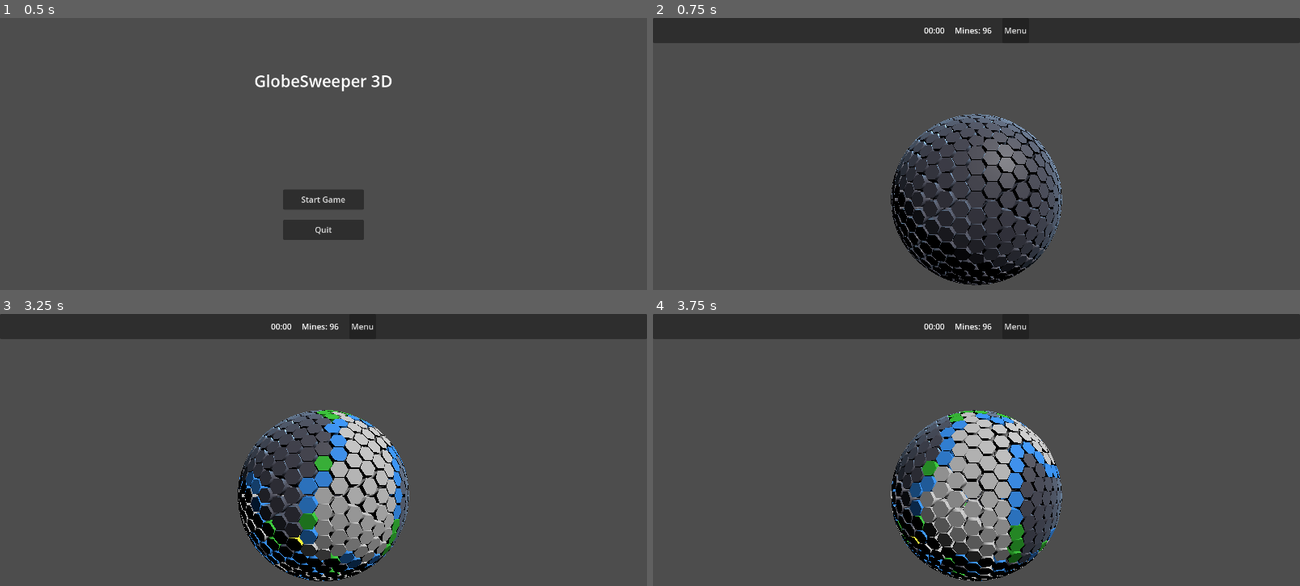
Above: before the commit, frames 1-4 (two rows, left to right).
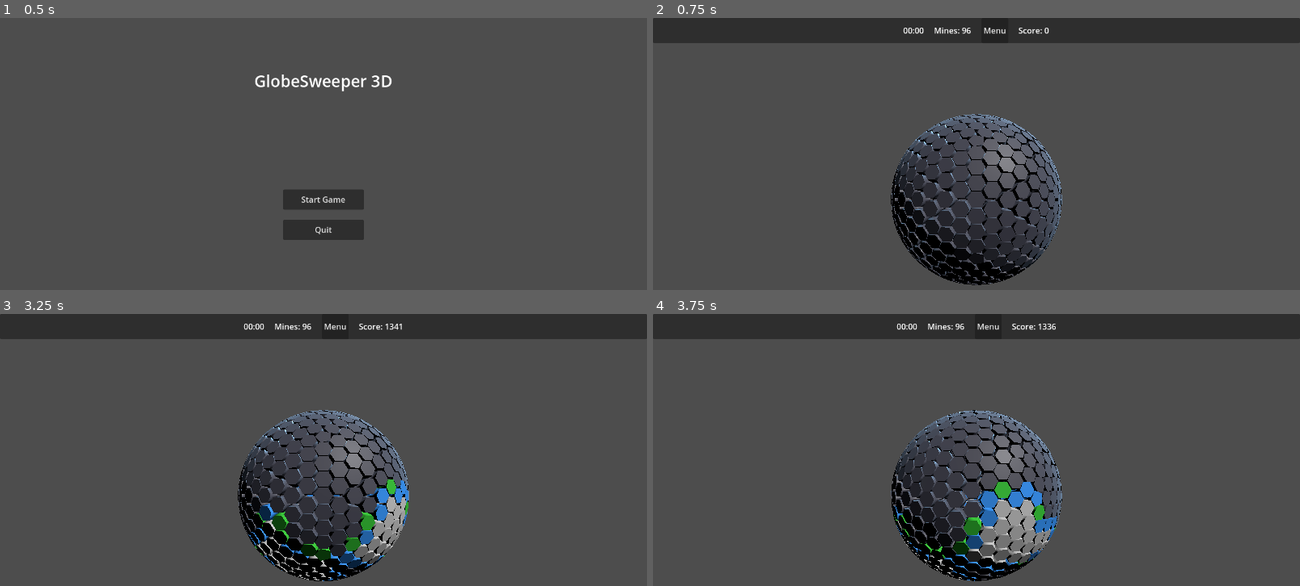
Above: after the commit, the same moments.

Repository: ROMUSKING/globesweeper3D
Game: Godot game, scene res://scenes/main.tscn
Two runs of this game, one before a commit and one after it. Both use one fixed random seed, a clock stepped at 60 frames per second and the inputs below.
Inputs (mouse positions are in pixels of both pictures, inside the frame that each line leads up to):
- Up to frame 1 (0.5 s): no input
- Up to frame 2 (0.75 s): click "Start Game" at 0.5 s
- Up to frame 3 (3.25 s): click "Menu" at 1.25 s; click "Start Game" at 2 s; tap Enter at 2.75 s; move the mouse to (291, 566) at 2.77 s; click (291, 566) at 2.92 s
- Up to frame 4 (3.75 s): drag from (1170, 550) to (944, 566) at 3.52 s

Frame 1 is identical in both runs. In frame 2, 0.3% of the frame differs, in the area x 38-62%, y 3-6%; in frame 3, 6.9%; in frame 4, 7.8%, in the area x 36-63%, y 3-99%.

Commit message:
Add scoring system and UI updates: Implement score tracking, display in HUD, and adjust game parameters based on difficulty level.

Diff:
--- a/scenes/ui/HUD.tscn
+++ b/scenes/ui/HUD.tscn
@@ -32,3 +32,7 @@
 [node name="MenuButton" type="Button" parent="TopBar/HBoxContainer"]
 layout_mode = 2
 text = "Menu"
+
+[node name="ScoreLabel" type="Label" parent="TopBar/HBoxContainer"]
+layout_mode = 2
+text = "Score: 0"
--- a/scripts/audio_manager.gd
+++ b/scripts/audio_manager.gd
@@ -7,6 +7,7 @@
 var win_player: AudioStreamPlayer
 var lose_player: AudioStreamPlayer
 var click_player: AudioStreamPlayer
+var chord_player: AudioStreamPlayer
 
 # Constants
 const SAMPLE_RATE = 22050
@@ -22,6 +23,7 @@
 	win_player = _create_player("WinSound")
 	lose_player = _create_player("LoseSound")
 	click_player = _create_player("ClickSound")
+	chord_player = _create_player("ChordSound")
 
 func _create_player(node_name: String) -> AudioStreamPlayer:
 	var player = AudioStreamPlayer.new()
@@ -59,6 +61,12 @@
 	click_stream.mix_rate = SAMPLE_RATE
 	click_stream.buffer_length = 0.05
 	click_player.stream = click_stream
+
+	# Chord sound
+	var chord_stream = AudioStreamGenerator.new()
+	chord_stream.mix_rate = SAMPLE_RATE
+	chord_stream.buffer_length = 0.2
+	chord_player.stream = chord_stream
 
 	# Background music (Placeholder based on original code)
 	var bg_stream = AudioStreamGenerator.new()
@@ -150,3 +158,21 @@
 		var envelope = exp(-t * 100.0)
 		var sample = sin(t * freq * 2 * PI) * envelope * 0.1
 		playback.push_frame(Vector2(sample, sample))
+
+func play_chord_sound():
+	if not chord_player.stream:
+		return
+
+	chord_player.play()
+	var playback = chord_player.get_stream_playback()
+	var duration = 0.2
+	var samples = int(SAMPLE_RATE * duration)
+
+	# Create a pleasant chord sound
+	for i in range(samples):
+		var t = float(i) / SAMPLE_RATE
+		var freq1 = 800.0 # Base frequency
+		var freq2 = 1200.0 # Higher harmonic
+		var envelope = sin(t * PI / duration) * exp(-t * 5.0)
+		var sample = (sin(t * freq1 * 2 * PI) + sin(t * freq2 * 2 * PI) * 0.7) * envelope * 0.2
+		playback.push_frame(Vector2(sample, sample))
--- a/scripts/main.gd
+++ b/scripts/main.gd
@@ -1,6 +1,11 @@
 extends Node3D
 
 # Globe Minesweeper - Clean Implementation
+# Difficulty settings
+enum DifficultyLevel {EASY, MEDIUM, HARD}
+@export var difficulty_level: DifficultyLevel = DifficultyLevel.MEDIUM
+
+# Game parameters that will be adjusted based on difficulty
 @export var globe_radius: float = 20.0
 @export var subdivision_level: int = 3
 @export var mine_percentage: float = 0.15
@@ -28,8 +33,18 @@
 	"best_time": 9999.0,
 	"total_time": 0.0,
 	"current_streak": 0,
-	"best_streak": 0
+	"best_streak": 0,
+	"high_score": 0,
+	"best_efficiency": 0.0,
+	"best_streak_score": 0
 }
+
+# Current game scoring variables
+var current_game_score: int = 0
+var safe_tiles_revealed: int = 0
+var total_safe_tiles: int = 0
+var flags_used: int = 0
+var correct_flags: int = 0
 
 # Input state
 var interaction_manager
@@ -118,6 +133,9 @@
 	current_zoom = target_zoom
 	$Camera3D.position = Vector3(0, 0, current_zoom)
 
+	# Apply difficulty settings
+	apply_difficulty_settings()
+
 	# Start game
 	load_game_statistics()
 
@@ -126,6 +144,10 @@
 		if game_started:
 			game_timer += delta
 			ui.update_time(format_time(game_timer))
+
+			# Update score display
+			calculate_score()
+			ui.update_score(current_game_score)
 		update_mine_counter()
 
 	# Update cursor position to follow rotating tile
@@ -202,9 +224,12 @@
 	var excluded_indices = {}
 	if excluded_tile_index != -1:
 		excluded_indices[excluded_tile_index] = true
-		# Also exclude neighbors for a safe start area
+		# Enhanced safe-start guarantee: exclude a larger area around the first click
 		for neighbor_idx in tiles[excluded_tile_index].neighbors:
 			excluded_indices[neighbor_idx] = true
+			# Also exclude neighbors of neighbors for better safe start
+			for second_level_neighbor_idx in tiles[neighbor_idx].neighbors:
+				excluded_indices[second_level_neighbor_idx] = true
 
 	for i in range(tiles.size()):
 		if not i in excluded_indices:
@@ -298,6 +323,10 @@
 		update_mine_counter()
 
 	tile.is_revealed = true
+
+	# Track safe tiles revealed for scoring
+	if not tile.has_mine:
+		safe_tiles_revealed += 1
 
 	# Start timer on first tile reveal
 	if not game_started:
@@ -348,25 +377,44 @@
 	# Only proceed if the tile is already revealed and has a number
 	if not tile.is_revealed or tile.neighbor_mines <= 0:
 		return
+
 	# Count flags around
-	var flag_count := 0
+	var flag_count = 0
 	for neighbor_idx in tile.neighbors:
 		if tiles[neighbor_idx].is_flagged:
 			flag_count += 1
+
 	# Only chord when placed flags equal the number
 	if flag_count != tile.neighbor_mines:
 		return
+
 	# Reveal all unflagged, unrevealed neighbors
+	var revealed_count = 0
 	for neighbor_idx in tile.neighbors:
 		var n = tiles[neighbor_idx]
 		if not n.is_flagged and not n.is_revealed:
 			reveal_tile(n)
+			revealed_count += 1
+
+	# Add bonus points for successful chord reveals
+	if revealed_count > 0:
+		current_game_score += revealed_count * 10 * (1 + int(difficulty_level))
+
+	# Play chord reveal sound
+	audio_manager.play_chord_sound()
 
 func toggle_flag(tile):
 	if tile.is_revealed:
 		return
 
 	tile.is_flagged = not tile.is_flagged
+
+	# Track flag usage for scoring
+	flags_used += 1
+	if tile.is_flagged and tile.has_mine:
+		correct_flags += 1
+	elif not tile.is_flagged and tile.has_mine:
+		correct_flags -= 1
 
 	var mat = tile.mesh.material_override as ShaderMaterial
 	if mat:
@@ -507,6 +555,65 @@
 		for c in fw_root.get_children():
 			c.queue_free()
 
+func apply_difficulty_settings():
+	# Adjust game parameters based on selected difficulty level
+	match difficulty_level:
+		DifficultyLevel.EASY:
+			globe_radius = 15.0
+			subdivision_level = 2
+			mine_percentage = 0.10
+
+		DifficultyLevel.MEDIUM:
+			globe_radius = 20.0
+			subdivision_level = 3
+			mine_percentage = 0.15
+
+		DifficultyLevel.HARD:
+			globe_radius = 25.0
+			subdivision_level = 4
+			mine_percentage = 0.20
+
+	# Update camera zoom based on globe radius
+	target_zoom = globe_radius * 3
+	current_zoom = target_zoom
+	$Camera3D.position = Vector3(0, 0, current_zoom)
+
+func calculate_score():
+	# Calculate score based on various factors
+	var base_score = 100
+	var time_bonus = max(0, 1000 - int(game_timer * 10)) # Max 1000 points for speed
+	var efficiency_bonus = 0
+
+	if total_safe_tiles > 0:
+		var efficiency = float(safe_tiles_revealed) / float(total_safe_tiles)
+		efficiency_bonus = int(efficiency * 500) # Max 500 points for efficiency
+
+	var flag_accuracy_bonus = 0
+	if flags_used > 0:
+		var flag_accuracy = float(correct_flags) / float(flags_used)
+		flag_accuracy_bonus = int(flag_accuracy * 300) # Max 300 points for flag accuracy
+
+	var streak_bonus = game_statistics.current_streak * 50 # 50 points per streak
+
+	# Difficulty multiplier
+	var difficulty_multiplier = 1.0
+	match difficulty_level:
+		DifficultyLevel.EASY:
+			difficulty_multiplier = 0.8
+		DifficultyLevel.MEDIUM:
+			difficulty_multiplier = 1.0
+		DifficultyLevel.HARD:
+			difficulty_multiplier = 1.2
+
+	current_game_score = int((base_score + time_bonus + efficiency_bonus + flag_accuracy_bonus + streak_bonus) * difficulty_multiplier)
+
+	return current_game_score
+
+func calculate_efficiency():
+	if total_safe_tiles > 0:
+		return float(safe_tiles_revealed) / float(total_safe_tiles)
+	return 0.0
+
 func reset_game():
 	# Reset globe orientation and camera position to defaults for consistency after reset
 	$Globe.rotation = Vector3.ZERO
@@ -520,7 +627,21 @@
 
 	# Reset timer
 	reset_timer()
+
+	# Reset scoring variables
+	current_game_score = 0
+	safe_tiles_revealed = 0
+	flags_used = 0
+	correct_flags = 0
+
+	# Apply difficulty settings before generating globe
+	apply_difficulty_settings()
+
 	generate_globe()
+
+	# Calculate total safe tiles for scoring
+	total_safe_tiles = tiles.size() - int(tiles.size() * mine_percentage)
+
 	mines_placed = false
 	update_mine_counter()
 	change_state(GameState.PLAYING)
@@ -584,6 +705,20 @@
 
 		if game_timer < game_statistics.best_time:
 			game_statistics.best_time = game_timer
+
+		# Update scoring statistics
+		calculate_score()
+		if current_game_score > game_statistics.high_score:
+			game_statistics.high_score = current_game_score
+
+		var efficiency = calculate_efficiency()
+		if efficiency > game_statistics.best_efficiency:
+			game_statistics.best_efficiency = efficiency
+
+		# Calculate streak score (score * streak)
+		var streak_score = current_game_score * game_statistics.current_streak
+		if streak_score > game_statistics.best_streak_score:
+			game_statistics.best_streak_score = streak_score
 	else:
 		game_statistics.current_streak = 0
 
--- a/scripts/ui/ui_manager.gd
+++ b/scripts/ui/ui_manager.gd
@@ -11,6 +11,7 @@
 # HUD Elements
 @onready var time_label = $HUD/TopBar/HBoxContainer/TimeLabel
 @onready var mine_counter = $HUD/TopBar/HBoxContainer/MineCounter
+@onready var score_label = $HUD/TopBar/HBoxContainer/ScoreLabel
 @onready var menu_button = $HUD/TopBar/HBoxContainer/MenuButton
 
 # Main Menu Elements
@@ -65,6 +66,9 @@
 func update_mines(count):
 	mine_counter.text = "Mines: " + str(count)
 
+func update_score(score):
+	score_label.text = "Score: " + str(score)
+
 # Signal Handlers
 func _on_start_button_pressed():
 	start_game_requested.emit()
